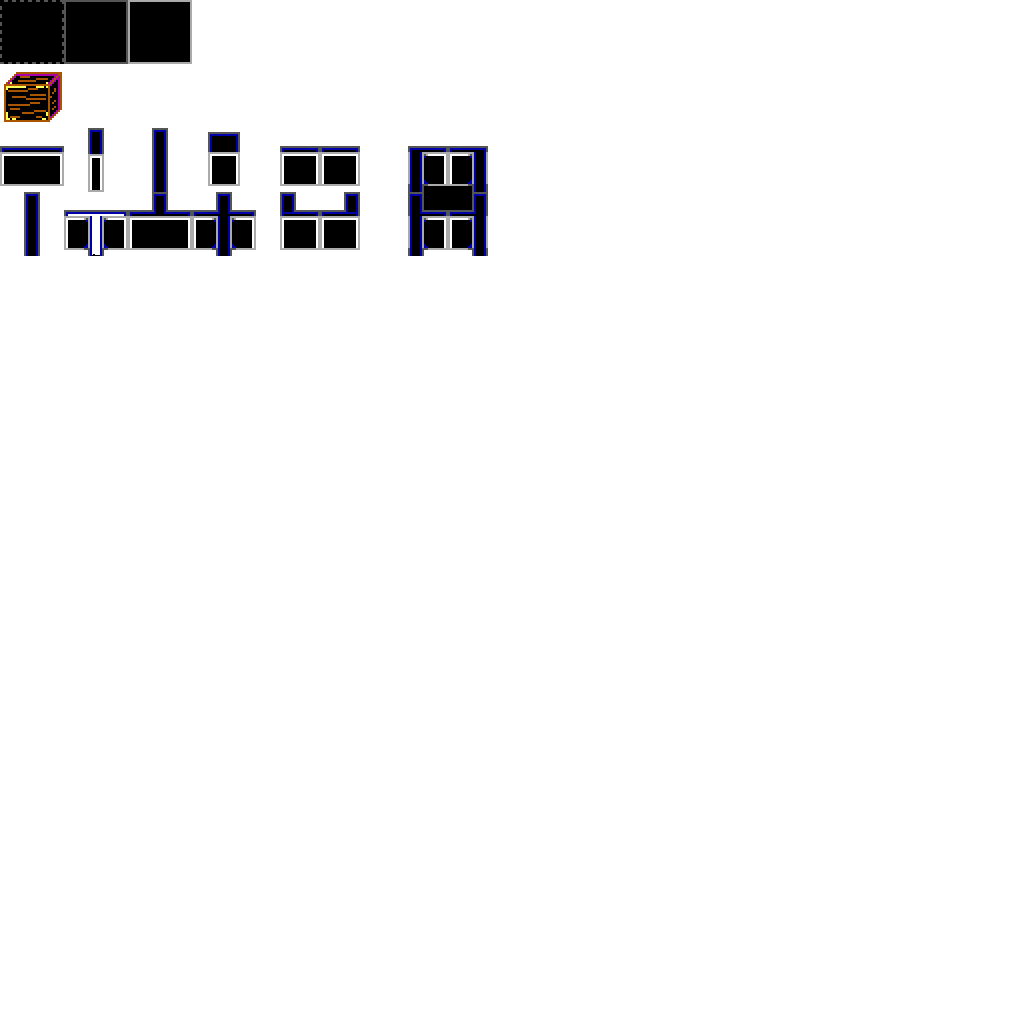
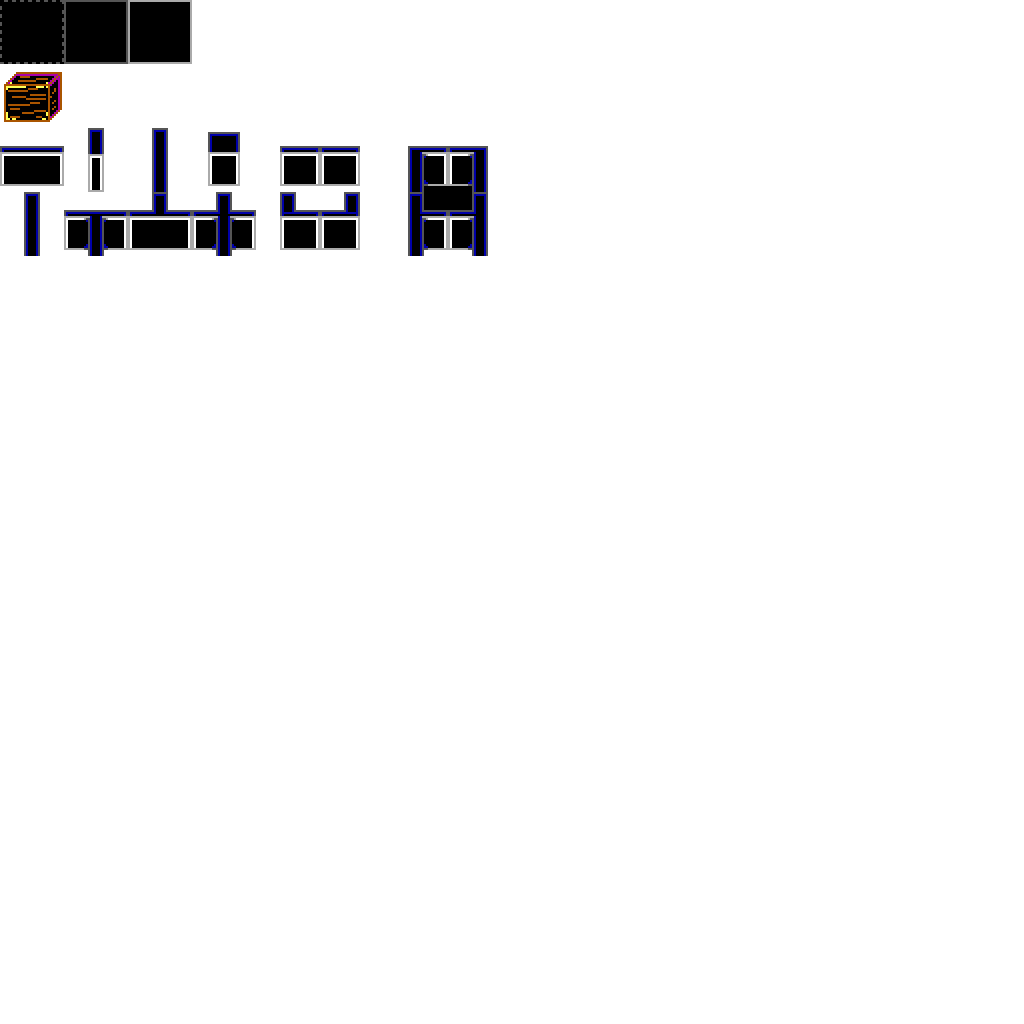
Layer changes from the first 1024px x 1024px image to the second:
painted on "Tło" over [left=68, top=152, right=488, bottom=255]
